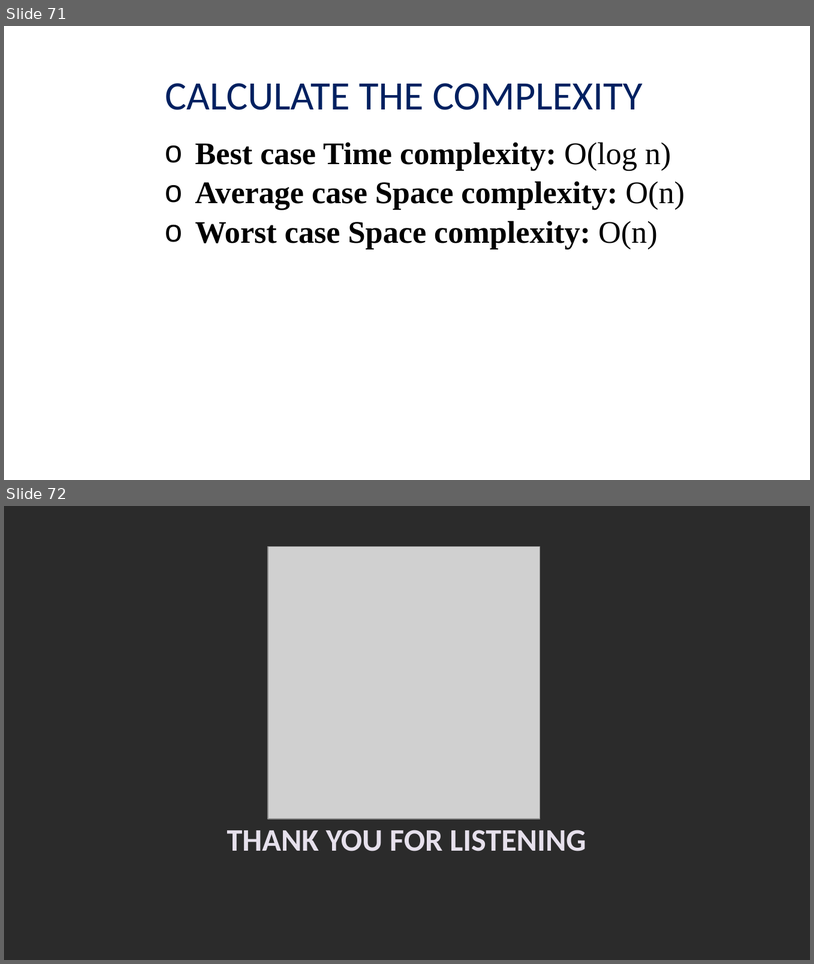
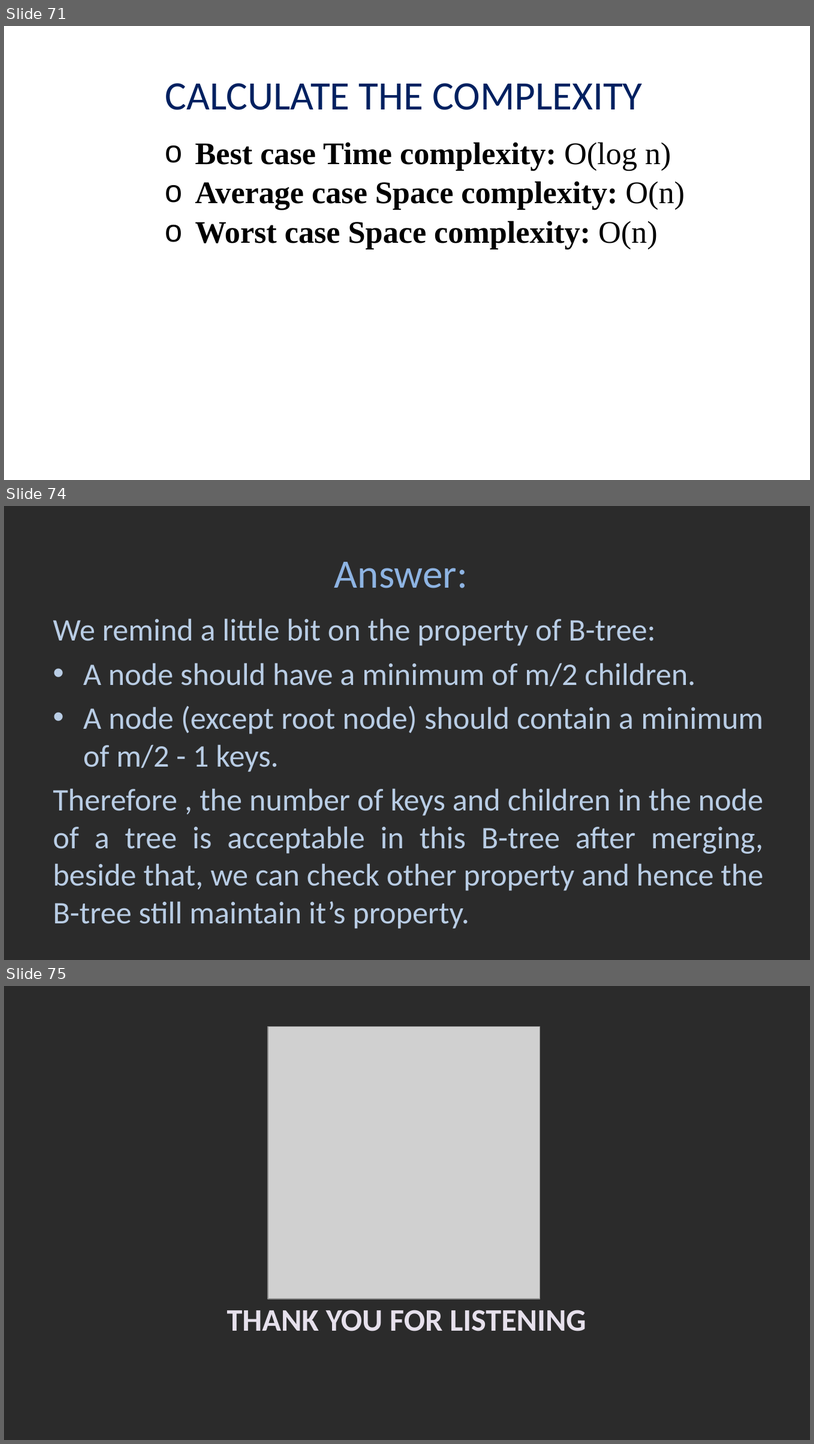
Before and after one commit to viettungvuong/Seminar, a slide deck: Seminar.pptx. Shown one above the other, each under a label of ours: slides 71 and 72 before the commit, slides 71, 74 and 75 after it; the slides between them are not shown. The pictures are 814x964 and 814x1444 pixels, drawn with LibreOffice and Linux fonts; fonts in the diff are those of the drawing; grey boxes stand for pictures; background and template pictures are left out; a plain dark background stands for a picture behind light text. Boxes give left, top, right and bottom in pixels: in the first picture for what was removed or moved away, otherwise in the second. Text is boxed around its words. In the diff, an @@ line names an element or a change of style, - is before the commit and + after.

```diff
--- a/Seminar.pptx
+++ b/Seminar.pptx
@@ slide 74 added at <box>4,506,810,960</box>, background picture (left out) @@
@@ title added at <box>335,562,468,588</box>, 36 pt, text #8EB4E3 @@
+Answer:
@@ text added at <box>53,618,764,928</box>, 28 pt, text #B9CDE5 @@
+We remind a little bit on the property of B-tree:
+• A node should have a minimum of m/2 children.
+• A node (except root node) should contain a minimum of m/2 - 1 keys.
+Therefore , the number of keys and children in the node of a tree is acceptable in this B-tree after merging, beside that, we can check other property and hence the B-tree still maintain it’s property.
@@ what was slide 72 is now slide 75 @@
```
Also in this commit, not shown: 2 other slides added.
